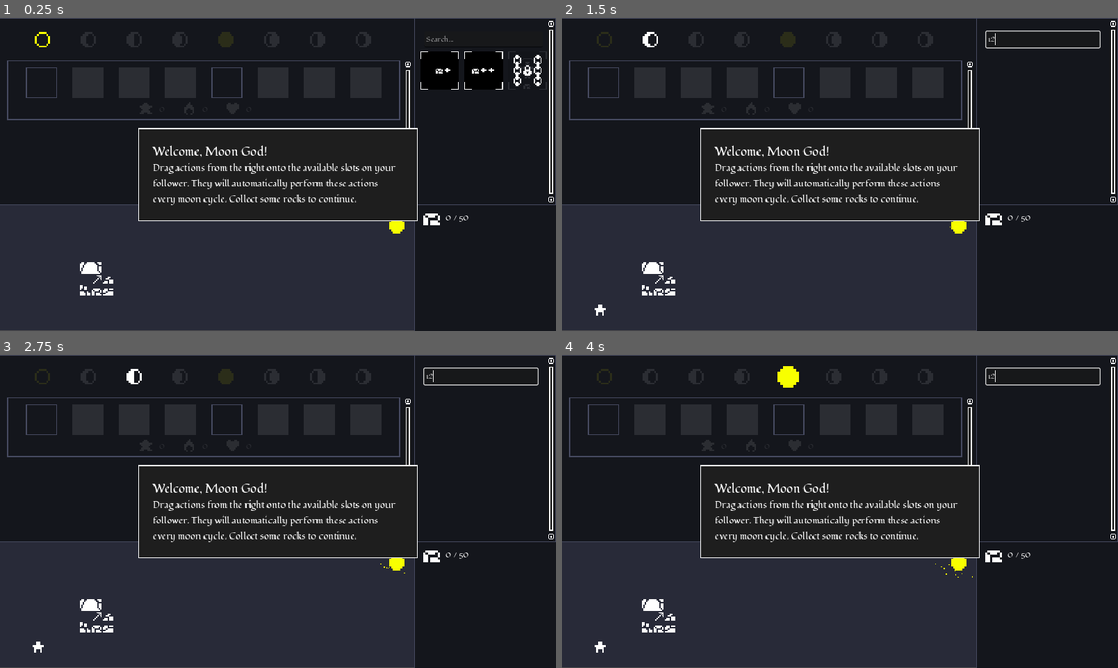
Above: before the commit, frames 1-4 (two rows, left to right).
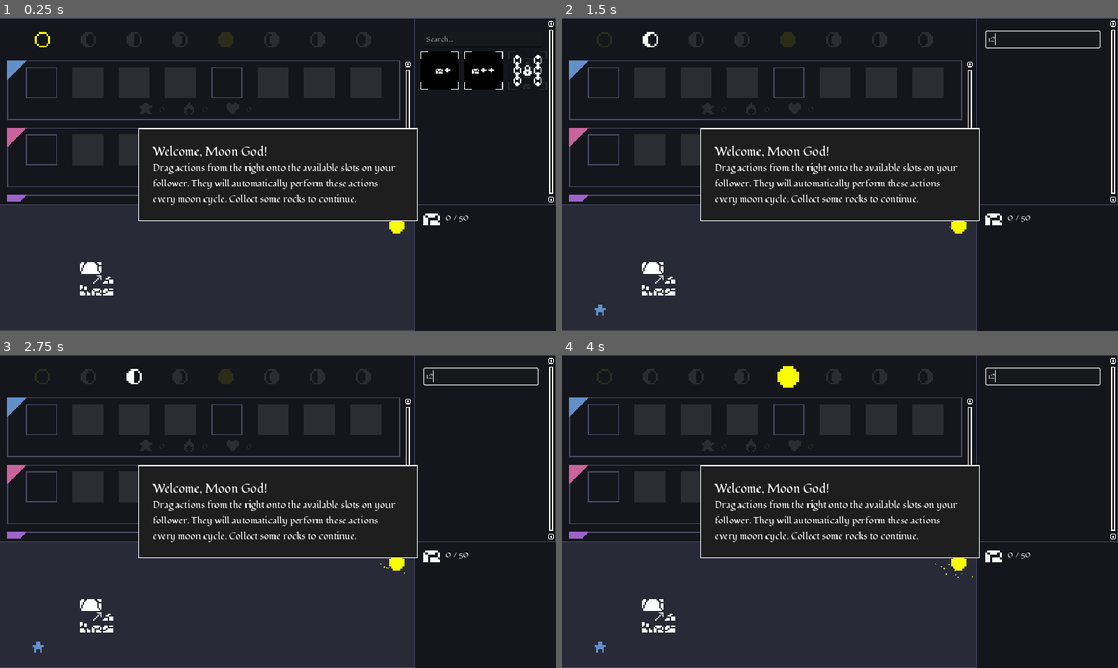
Above: after the commit, the same moments.

Repository: BoscoPubVoi/IdleSpel
Game: Godot game, scene res://main.tscn
The game is run twice, just before and just after one commit, with the same random seed, the same clock (stepped at 60 frames per second) and the same inputs.
Inputs (mouse positions are in pixels of both pictures, inside the frame that each line leads up to):
- Up to frame 1 (0.25 s): no input
- Up to frame 2 (1.5 s): click (1045, 39) at 0.52 s; type "12" at 0.6 s; move the mouse to (962, 158) at 1.27 s; click (962, 158) at 1.42 s
- Up to frame 3 (2.75 s): drag from (166, 527) to (250, 574) at 2.02 s
- Up to frame 4 (4 s): tap Enter at 2.75 s; move the mouse to (895, 442) at 2.77 s; click (895, 442) at 2.92 s; drag from (812, 574) to (673, 464) at 3.52 s

The runs differ from the first frame. In frame 1, 0.6% of the frame differs, in the area x 1-25%, y 13-59%; in frame 2, 0.6%, in the area x 1-25%, y 13-96%; in frame 3, 0.6%; in frame 4, 0.6%.
Error after the commit: Out of bounds get index '1' (on base: 'Array') (res://actor_panel.gd:18)

Commit message:
add colored followers

Diff:
--- a/main.tscn
+++ b/main.tscn
@@ -23,6 +23,7 @@
 [ext_resource type="Texture2D" uid="uid://cg5cjryb2vdn" path="res://assets/Moon3_Icon.png" id="10_xq01v"]
 [ext_resource type="Script" path="res://ActionsPanel.gd" id="11_rxd04"]
 [ext_resource type="Script" path="res://GameState/Operations/BoostCharactersInPosition.gd" id="16_nvuys"]
+[ext_resource type="Texture2D" uid="uid://o8slpgweqi2t" path="res://assets/ui/Color_Indicator.png" id="17_6t2sr"]
 [ext_resource type="Script" path="res://GameState/Operations/IncreaseGlobalProductionBonus.gd" id="18_0su82"]
 [ext_resource type="Script" path="res://GameState/Operations/BuildMonument.gd" id="18_e08c4"]
 [ext_resource type="Script" path="res://ActionGrid.gd" id="18_gjriy"]
@@ -942,20 +943,46 @@
 [node name="ActorPanel" parent="AllActorsPanel/MarginContainer/ScrollContainer/VBoxContainer" instance=ExtResource("2_jsf26")]
 layout_mode = 2
 
+[node name="TextureRect2" type="TextureRect" parent="AllActorsPanel/MarginContainer/ScrollContainer/VBoxContainer/ActorPanel"]
+modulate = Color(0.388235, 0.560784, 0.784314, 1)
+layout_mode = 0
+offset_right = 40.0
+offset_bottom = 40.0
+texture = ExtResource("17_6t2sr")
+
 [node name="ActorPanel2" parent="AllActorsPanel/MarginContainer/ScrollContainer/VBoxContainer" instance=ExtResource("2_jsf26")]
-visible = false
 layout_mode = 2
 characterID = 1
 
+[node name="TextureRect" type="TextureRect" parent="AllActorsPanel/MarginContainer/ScrollContainer/VBoxContainer/ActorPanel2"]
+modulate = Color(0.784314, 0.388235, 0.611765, 1)
+layout_mode = 0
+offset_right = 40.0
+offset_bottom = 40.0
+texture = ExtResource("17_6t2sr")
+
 [node name="ActorPanel3" parent="AllActorsPanel/MarginContainer/ScrollContainer/VBoxContainer" instance=ExtResource("2_jsf26")]
-visible = false
 layout_mode = 2
 characterID = 2
 
+[node name="TextureRect" type="TextureRect" parent="AllActorsPanel/MarginContainer/ScrollContainer/VBoxContainer/ActorPanel3"]
+modulate = Color(0.611765, 0.388235, 0.784314, 1)
+layout_mode = 0
+offset_right = 40.0
+offset_bottom = 40.0
+texture = ExtResource("17_6t2sr")
+
 [node name="ActorPanel4" parent="AllActorsPanel/MarginContainer/ScrollContainer/VBoxContainer" instance=ExtResource("2_jsf26")]
 visible = false
 layout_mode = 2
 characterID = 3
+
+[node name="TextureRect" type="TextureRect" parent="AllActorsPanel/MarginContainer/ScrollContainer/VBoxContainer/ActorPanel4"]
+modulate = Color(0.388235, 0.784314, 0.490196, 1)
+layout_mode = 0
+offset_right = 40.0
+offset_bottom = 40.0
+texture = ExtResource("17_6t2sr")
 
 [node name="ActionsPanel" type="Panel" parent="." groups=["ActionsPanel"]]
 layout_mode = 1
@@ -1007,7 +1034,7 @@
 columns = 3
 script = ExtResource("18_gjriy")
 
-[node name="SmallRocks" parent="ActionsPanel/MarginContainer/ScrollContainer/Margin/VBoxContainer/ActionGrid" instance=ExtResource("3_se0lr")]
+[node name="SmallRocks" parent="ActionsPanel/MarginContainer/ScrollContainer/Margin/VBoxContainer/ActionGrid" groups=["rocks"] instance=ExtResource("3_se0lr")]
 layout_mode = 2
 action_name = "Mine"
 operations = Array[Resource("res://GameState/Operations/Operation.gd")]([SubResource("Resource_e28eb")])
@@ -1015,7 +1042,7 @@
 icon_path = "uid://cdwqcxh7xjbq0"
 tooltip = "+2 Rocks"
 
-[node name="BigRocks" parent="ActionsPanel/MarginContainer/ScrollContainer/Margin/VBoxContainer/ActionGrid" instance=ExtResource("3_se0lr")]
+[node name="BigRocks" parent="ActionsPanel/MarginContainer/ScrollContainer/Margin/VBoxContainer/ActionGrid" groups=["rocks"] instance=ExtResource("3_se0lr")]
 layout_mode = 2
 action_name = "Break Boulder"
 operations = Array[Resource("res://GameState/Operations/Operation.gd")]([SubResource("Resource_ni4id")])
@@ -1023,7 +1050,7 @@
 icon_path = "res://assets/Action_Icons/Add_rocks.png"
 tooltip = "+5 Rocks"
 
-[node name="BuildWell" parent="ActionsPanel/MarginContainer/ScrollContainer/Margin/VBoxContainer/ActionGrid" instance=ExtResource("3_se0lr")]
+[node name="BuildWell" parent="ActionsPanel/MarginContainer/ScrollContainer/Margin/VBoxContainer/ActionGrid" groups=["rocks"] instance=ExtResource("3_se0lr")]
 layout_mode = 2
 action_name = "Build Well"
 operations = Array[Resource("res://GameState/Operations/Operation.gd")]([SubResource("Resource_usjbx")])
--- a/visualiser_panel.tscn
+++ b/visualiser_panel.tscn
@@ -103,6 +103,7 @@
 script = ExtResource("1_e5etn")
 
 [node name="Character0" type="AnimatedSprite2D" parent="."]
+modulate = Color(0.388235, 0.560784, 0.784314, 1)
 texture_filter = 3
 position = Vector2(79, 203)
 scale = Vector2(2, 2)
@@ -112,6 +113,7 @@
 script = ExtResource("3_cl67r")
 
 [node name="Character1" type="AnimatedSprite2D" parent="."]
+modulate = Color(0.784314, 0.388235, 0.611765, 1)
 texture_filter = 3
 position = Vector2(127, 203)
 scale = Vector2(2, 2)
@@ -122,6 +124,7 @@
 character_ID = 1
 
 [node name="Character2" type="AnimatedSprite2D" parent="."]
+modulate = Color(0.611765, 0.388235, 0.784314, 1)
 texture_filter = 3
 position = Vector2(223, 203)
 scale = Vector2(2, 2)
@@ -132,6 +135,7 @@
 character_ID = 2
 
 [node name="Character3" type="AnimatedSprite2D" parent="."]
+modulate = Color(0.388235, 0.784314, 0.490196, 1)
 texture_filter = 3
 position = Vector2(271, 203)
 scale = Vector2(2, 2)
Binary file added: assets/ui/Color_Indicator.aseprite
Binary file added: assets/ui/Color_Indicator.png
Not shown, added: assets/ui/Color_Indicator.png.import
Not shown: 1 places in main.tscn that only renumber resources
